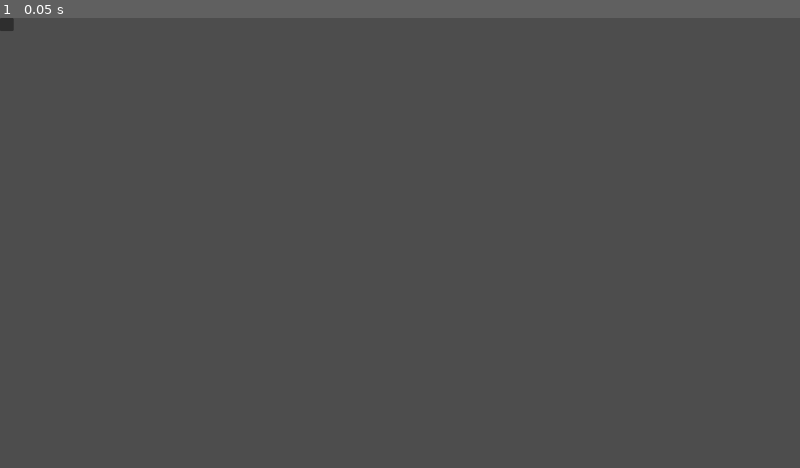
Above: before the commit, frame 1.
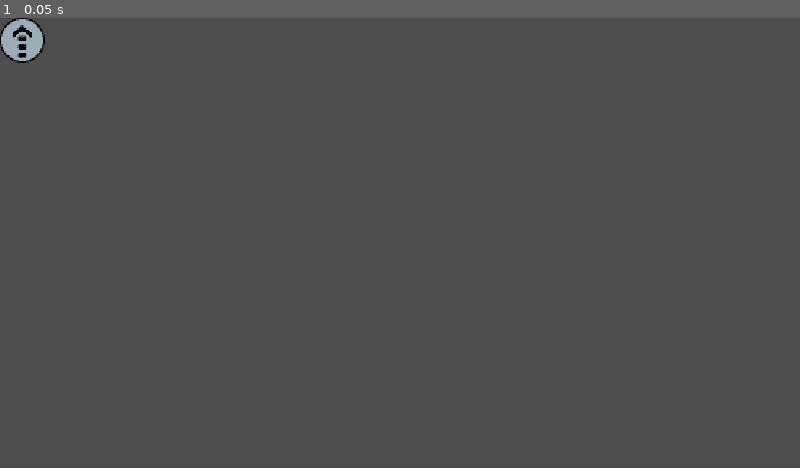
Above: after the commit, the same moment.

Repository: Firoty1/alien-attack
Game: Godot game, scene res://Scenes/skill_node.tscn
The game is run twice, just before and just after one commit, with the same random seed, the same clock (stepped at 60 frames per second) and the same inputs. This scene is started directly instead of the project's main scene.
Inputs:
- Up to frame 1 (0.05 s): no input

The runs differ from the first frame. In frame 1, 0.5% of the frame differs, in the area x 0-6%, y 0-10%.

Commit message:
idk continued

Diff:
--- a/Assets/SkillNode.tres
+++ b/Assets/SkillNode.tres
@@ -1,3 +1,22 @@
 [gd_resource type="Theme" format=3 uid="uid://cpo1ogyye5r5w"]
 
+[ext_resource type="Texture2D" uid="uid://cx1cpe1e72snj" path="res://Assets/SkillNode.png" id="1_h2y65"]
+
+[sub_resource type="StyleBoxEmpty" id="StyleBoxEmpty_x7xtp"]
+
+[sub_resource type="StyleBoxEmpty" id="StyleBoxEmpty_0s8cl"]
+
+[sub_resource type="StyleBoxEmpty" id="StyleBoxEmpty_jn4uy"]
+
+[sub_resource type="StyleBoxEmpty" id="StyleBoxEmpty_0i2rm"]
+
+[sub_resource type="StyleBoxEmpty" id="StyleBoxEmpty_hhwjt"]
+
 [resource]
+Button/colors/icon_disabled_color = Color(0.2901961, 0.2901961, 0.2901961, 1)
+Button/icons/icon = ExtResource("1_h2y65")
+Button/styles/disabled = SubResource("StyleBoxEmpty_x7xtp")
+Button/styles/focus = SubResource("StyleBoxEmpty_0s8cl")
+Button/styles/hover = SubResource("StyleBoxEmpty_jn4uy")
+Button/styles/normal = SubResource("StyleBoxEmpty_0i2rm")
+Button/styles/pressed = SubResource("StyleBoxEmpty_hhwjt")
--- a/Scenes/skill_branch.tscn
+++ b/Scenes/skill_branch.tscn
@@ -4,5 +4,5 @@
 
 [node name="SkillBranch" type="Line2D" unique_id=446988277]
 script = ExtResource("1_o4urn")
-OriginSkill = null
-LockedSkill = null
+metadata/OriginSkill = NodePath("")
+metadata/LockedSkill = NodePath("")
--- a/Scenes/skill_node.tscn
+++ b/Scenes/skill_node.tscn
@@ -4,12 +4,7 @@
 [ext_resource type="Theme" uid="uid://cpo1ogyye5r5w" path="res://Assets/SkillNode.tres" id="1_x7xtp"]
 
 [node name="SkillNode" type="Button" unique_id=190324013]
-anchors_preset = 15
-anchor_right = 1.0
-anchor_bottom = 1.0
-offset_right = -1132.0
-offset_bottom = -629.0
-grow_horizontal = 2
-grow_vertical = 2
+offset_right = 20.0
+offset_bottom = 19.0
 theme = ExtResource("1_x7xtp")
 script = ExtResource("1_tbjma")
--- a/Scenes/skills.tscn
+++ b/Scenes/skills.tscn
@@ -19,8 +19,3 @@
 offset_bottom = 107.352
 theme_override_font_sizes/font_size = 50
 text = "SKILL TREE"
-
-[node name="Tree" type="Tree" parent="." unique_id=1334385732]
-layout_mode = 0
-offset_right = 16.0
-offset_bottom = 17.0
--- a/Scripts/Manager.gd
+++ b/Scripts/Manager.gd
@@ -2,6 +2,7 @@
 
 var Lv = 1
 var Points = 0
+var Speed = 300
 var bulletspeed = 1000
 var BulletPierce = 1
 #How long between each shot in seconds
--- /dev/null
+++ b/Scripts/SkillManager.gd
@@ -0,0 +1,6 @@
+extends Node
+
+
+func StatUpgrade(Stat):
+	if Stat == "Speed":
+		Manager.max_speed += 25
--- a/Scripts/skill_branch.gd
+++ b/Scripts/skill_branch.gd
@@ -1,7 +1,6 @@
 extends Line2D
 
-@export var OriginSkill: NodePath
-@export var LockedSkill: NodePath
-
 func ready():
-	OriginSkill.Unlocked.connect(LockedSkill.CheckUnlock)
+	var Origin = get_meta("OriginSkill")
+	var Locked = get_meta("LockedSkill")
+	Origin.Unlocked.connect(Locked.CheckUnlock)
--- a/project.godot
+++ b/project.godot
@@ -22,6 +22,7 @@
 [autoload]
 
 Manager="*uid://cessdef5fgel8"
+SkillManager="*uid://d3cnkgcxes7qu"
 
 [display]
 
Binary file added: Assets/SkillNode.png
Not shown, added: Assets/SkillNode.png.import
Not shown, added: Scripts/SkillManager.gd.uid
